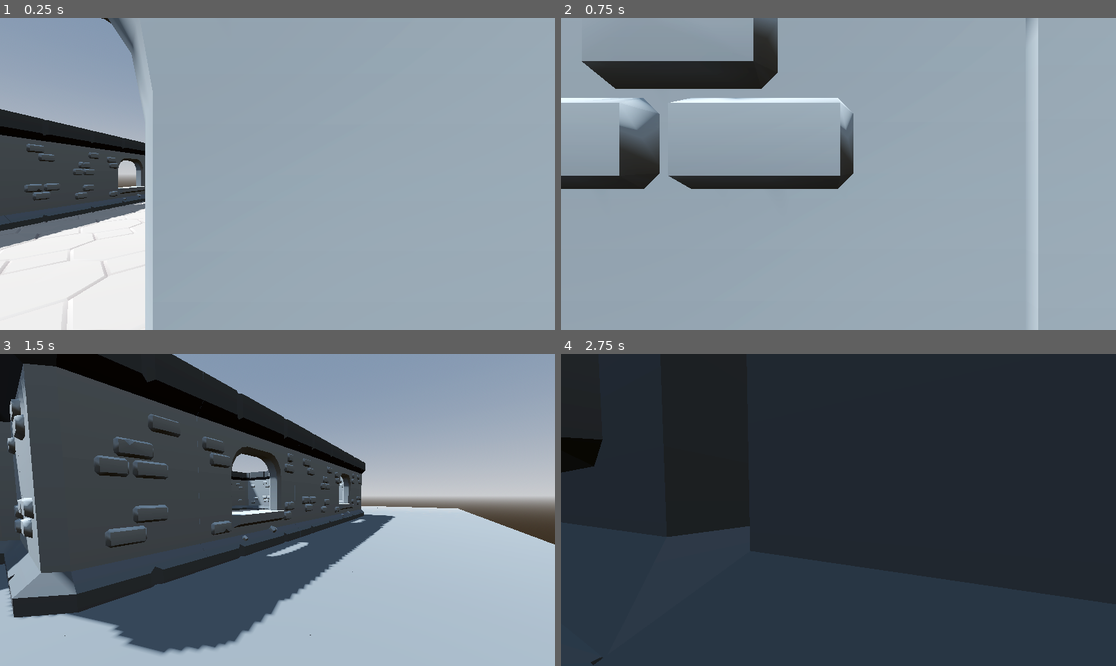
Above: before the commit, frames 1-4 (two rows, left to right).
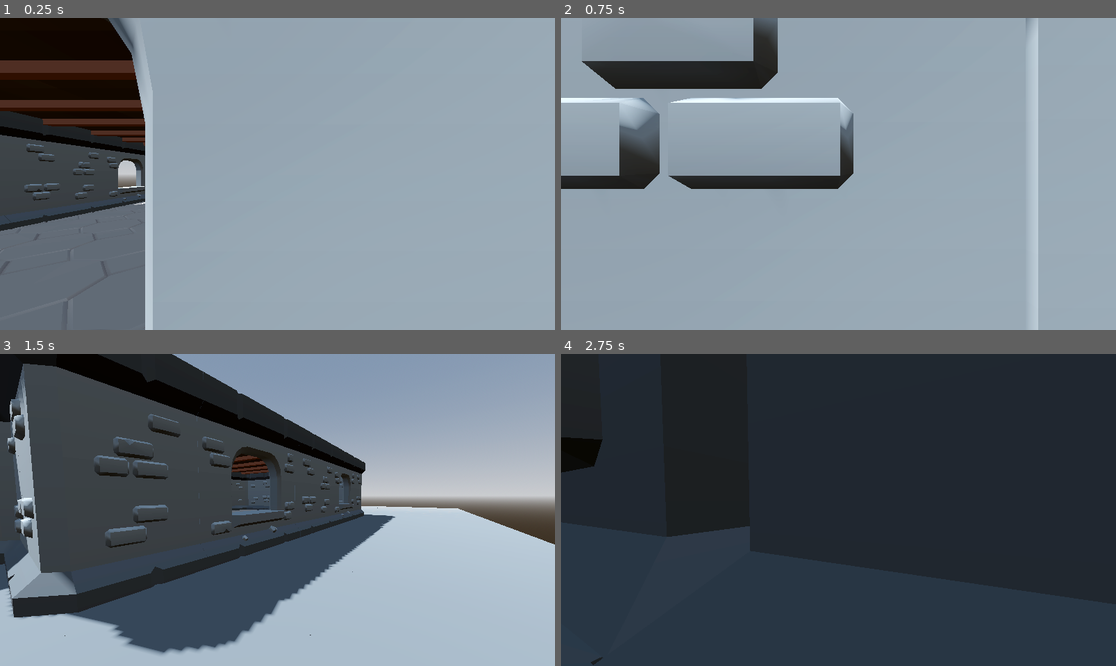
Above: after the commit, the same moments.

Repository: KavyaJP/Godot-3D
Game: Godot game, scene res://scenes/main.tscn
Two runs of this game, one before a commit and one after it. Both use one fixed random seed, a clock stepped at 60 frames per second and the inputs below.
Inputs (mouse positions are in pixels of both pictures, inside the frame that each line leads up to):
- Up to frame 1 (0.25 s): no input
- Up to frame 2 (0.75 s): tap Enter at 0.5 s; move the mouse to (960, 158) at 0.52 s; hold D (move_right) from 0.53 s (still down); tap \ (freefly) at 0.6 s; click (960, 158) at 0.67 s
- Up to frame 3 (1.5 s): tap Space (jump) at 0.77 s; move the mouse to (249, 510) at 1.27 s; release D (move_right) at 1.28 s; hold W (move_forward) from 1.28 s (still down); tap Shift (sprint) at 1.35 s
- Up to frame 4 (2.75 s): keep holding W (move_forward); tap Space (jump) at 1.52 s; move the mouse to (849, 503) at 2.02 s; tap \ (freefly) at 2.1 s

The runs differ from the first frame. In frame 1, 17% of the frame differs, in the area x 0-27%, y 0-100%; in frame 2, nothing differs; in frame 3, 1.1%; in frame 4, nothing differs.

Commit message:
Added ceiling to the house

Diff:
--- /dev/null
+++ b/scenes/ceiling.tscn
@@ -0,0 +1,14 @@
+[gd_scene load_steps=3 format=3 uid="uid://bwsgidxgb3b1x"]
+
+[ext_resource type="PackedScene" uid="uid://bs2mxem6mfx48" path="res://models/gltf/ceiling_tile.gltf" id="1_ji6l1"]
+
+[sub_resource type="BoxShape3D" id="BoxShape3D_gl8kw"]
+size = Vector3(4.0058594, 0.14978027, 4)
+
+[node name="Ceiling" type="StaticBody3D"]
+
+[node name="ceiling_tile2" parent="." instance=ExtResource("1_ji6l1")]
+
+[node name="CollisionShape3D" type="CollisionShape3D" parent="."]
+transform = Transform3D(1, 0, 0, 0, 1, 0, 0, 0, 1, 0, 0.025817871, 0)
+shape = SubResource("BoxShape3D_gl8kw")
--- a/scenes/house.tscn
+++ b/scenes/house.tscn
@@ -1,10 +1,11 @@
-[gd_scene load_steps=6 format=3 uid="uid://cy4pndarm6ney"]
+[gd_scene load_steps=7 format=3 uid="uid://cy4pndarm6ney"]
 
 [ext_resource type="PackedScene" uid="uid://cq4c71q7mtbut" path="res://scenes/walls/wall.tscn" id="1_d7po0"]
 [ext_resource type="PackedScene" uid="uid://d2o2rf5rta3gm" path="res://scenes/walls/wall_corner.tscn" id="2_qtlar"]
 [ext_resource type="PackedScene" uid="uid://cov5fplbyatix" path="res://scenes/walls/wall_with_window.tscn" id="3_rk7hg"]
 [ext_resource type="PackedScene" uid="uid://8fd8cl5xmxht" path="res://scenes/walls/wall_doorway.tscn" id="4_se78b"]
 [ext_resource type="PackedScene" uid="uid://cp4mflbfp3glr" path="res://scenes/floor/stone_floor.tscn" id="5_3bgk5"]
+[ext_resource type="PackedScene" uid="uid://bwsgidxgb3b1x" path="res://scenes/ceiling.tscn" id="6_f74lx"]
 
 [node name="House" type="Node3D"]
 
@@ -82,7 +83,7 @@
 [node name="Floor" type="Node" parent="."]
 
 [node name="StoneFloor" parent="Floor" instance=ExtResource("5_3bgk5")]
-transform = Transform3D(1, 0, 0, 0, 1, 0, 0, 0, 1, 3, 0.5, 3.4963174)
+transform = Transform3D(1, 0, 0, 0, 1, 0, 0, 0, 1, 3, 0.5, 3.5)
 
 [node name="StoneFloor2" parent="Floor" instance=ExtResource("5_3bgk5")]
 transform = Transform3D(1, 0, 0, 0, 1, 0, 0, 0, 1, -1, 0.5, 3.4963174)
@@ -147,5 +148,73 @@
 [node name="StoneFloor22" parent="Floor" instance=ExtResource("5_3bgk5")]
 transform = Transform3D(1, 0, 0, 0, 1, 0, 0, 0, 1, -1, 0.5, -12.3)
 
+[node name="Ceiling" type="Node" parent="."]
+
+[node name="Ceiling" parent="Ceiling" instance=ExtResource("6_f74lx")]
+transform = Transform3D(1, 0, 0, 0, 1, 0, 0, 0, 1, 3.361813, 4.55, 3.8878202)
+
+[node name="Ceiling2" parent="Ceiling" instance=ExtResource("6_f74lx")]
+transform = Transform3D(1, 0, 0, 0, 1, 0, 0, 0, 1, -0.63818693, 4.55, 3.8878202)
+
+[node name="Ceiling3" parent="Ceiling" instance=ExtResource("6_f74lx")]
+transform = Transform3D(1, 0, 0, 0, 1, 0, 0, 0, 1, -4.638187, 4.55, 3.8878202)
+
+[node name="Ceiling4" parent="Ceiling" instance=ExtResource("6_f74lx")]
+transform = Transform3D(1, 0, 0, 0, 1, 0, 0, 0, 1, -8.288105, 4.55, 3.8878202)
+
+[node name="Ceiling5" parent="Ceiling" instance=ExtResource("6_f74lx")]
+transform = Transform3D(1, 0, 0, 0, 1, 0, 0, 0, 1, 7.361813, 4.55, -0.112179756)
+
+[node name="Ceiling6" parent="Ceiling" instance=ExtResource("6_f74lx")]
+transform = Transform3D(1, 0, 0, 0, 1, 0, 0, 0, 1, 3.361813, 4.55, -0.112179756)
+
+[node name="Ceiling7" parent="Ceiling" instance=ExtResource("6_f74lx")]
+transform = Transform3D(1, 0, 0, 0, 1, 0, 0, 0, 1, -0.63818693, 4.55, -0.112179756)
+
+[node name="Ceiling8" parent="Ceiling" instance=ExtResource("6_f74lx")]
+transform = Transform3D(1, 0, 0, 0, 1, 0, 0, 0, 1, -4.638187, 4.55, -0.112179756)
+
+[node name="Ceiling9" parent="Ceiling" instance=ExtResource("6_f74lx")]
+transform = Transform3D(1, 0, 0, 0, 1, 0, 0, 0, 1, -8.288105, 4.55, -0.112179756)
+
+[node name="Ceiling10" parent="Ceiling" instance=ExtResource("6_f74lx")]
+transform = Transform3D(1, 0, 0, 0, 1, 0, 0, 0, 1, 7.361813, 4.55, -4.1121798)
+
+[node name="Ceiling11" parent="Ceiling" instance=ExtResource("6_f74lx")]
+transform = Transform3D(1, 0, 0, 0, 1, 0, 0, 0, 1, 3.361813, 4.55, -4.1121798)
+
+[node name="Ceiling12" parent="Ceiling" instance=ExtResource("6_f74lx")]
+transform = Transform3D(1, 0, 0, 0, 1, 0, 0, 0, 1, -0.63818693, 4.55, -4.1121798)
+
+[node name="Ceiling13" parent="Ceiling" instance=ExtResource("6_f74lx")]
+transform = Transform3D(1, 0, 0, 0, 1, 0, 0, 0, 1, -4.638187, 4.55, -4.1121798)
+
+[node name="Ceiling14" parent="Ceiling" instance=ExtResource("6_f74lx")]
+transform = Transform3D(1, 0, 0, 0, 1, 0, 0, 0, 1, -8.288105, 4.55, -4.1121798)
+
+[node name="Ceiling15" parent="Ceiling" instance=ExtResource("6_f74lx")]
+transform = Transform3D(1, 0, 0, 0, 1, 0, 0, 0, 1, 7.361813, 4.55, -7.91218)
+
+[node name="Ceiling16" parent="Ceiling" instance=ExtResource("6_f74lx")]
+transform = Transform3D(1, 0, 0, 0, 1, 0, 0, 0, 1, 3.361813, 4.55, -7.91218)
+
+[node name="Ceiling17" parent="Ceiling" instance=ExtResource("6_f74lx")]
+transform = Transform3D(1, 0, 0, 0, 1, 0, 0, 0, 1, -0.63818693, 4.55, -7.91218)
+
+[node name="Ceiling18" parent="Ceiling" instance=ExtResource("6_f74lx")]
+transform = Transform3D(1, 0, 0, 0, 1, 0, 0, 0, 1, -4.638187, 4.55, -7.91218)
+
+[node name="Ceiling19" parent="Ceiling" instance=ExtResource("6_f74lx")]
+transform = Transform3D(1, 0, 0, 0, 1, 0, 0, 0, 1, -8.288105, 4.55, -7.91218)
+
+[node name="Ceiling20" parent="Ceiling" instance=ExtResource("6_f74lx")]
+transform = Transform3D(1, 0, 0, 0, 1, 0, 0, 0, 1, 7.361813, 4.55, -11.91218)
+
+[node name="Ceiling21" parent="Ceiling" instance=ExtResource("6_f74lx")]
+transform = Transform3D(1, 0, 0, 0, 1, 0, 0, 0, 1, 3.361813, 4.55, -11.91218)
+
+[node name="Ceiling22" parent="Ceiling" instance=ExtResource("6_f74lx")]
+transform = Transform3D(1, 0, 0, 0, 1, 0, 0, 0, 1, -0.63818693, 4.55, -11.91218)
+
 [editable path="Doorways/WallDoorway2"]
 [editable path="Doorways/WallDoorway2/wall_doorway2"]
